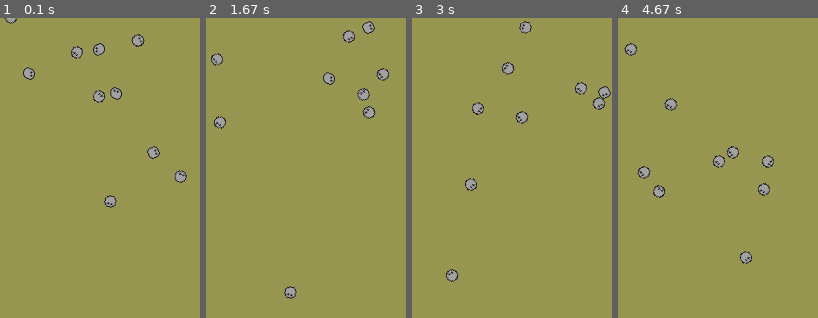
Above: before the commit, frames 1-4 (left to right).
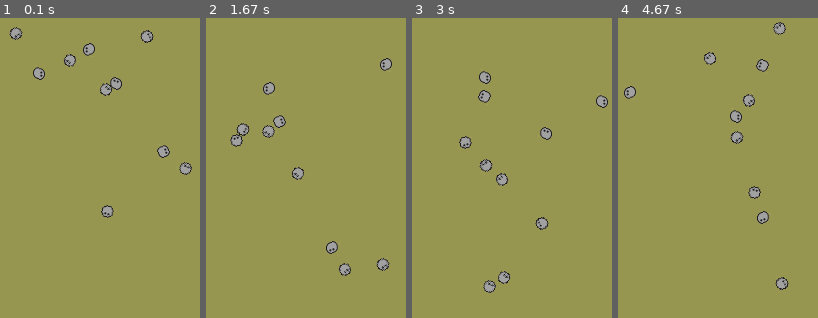
Above: after the commit, the same moments.

Repository: facha/pygame-creeps
Game: pygame game, started from creeps.py
Two runs of this game, one before a commit and one after it. Both use one fixed random seed, a clock stepped at 60 frames per second and the inputs below.
Inputs:
- Up to frame 1 (0.1 s): no input
- Up to frame 2 (1.67 s): no input
- Up to frame 3 (3 s): no input
- Up to frame 4 (4.67 s): no input

The runs differ from the first frame. In frame 1, 3.7% of the frame differs, in the area x 2-96%, y 0-67%; in frame 2, 3.8%, in the area x 2-93%, y 1-94%; in frame 3, 3.6%; in frame 4, 3.8%.

Commit message:
wall bounce

Diff:
--- a/creeps.py
+++ b/creeps.py
@@ -85,31 +85,18 @@
         self.view = None
 
     def reflectFromBounds(self):
-        start_acting_at = 5 + self.size #if distance is less then that, change direction
-        angle_delta = 5
+        start_acting_at = self.size #if distance is less then that, change direction
         bounds = self.view.pop()
         width = bounds['width']
         height = bounds['height']
-        if self.pos.x < start_acting_at:
-            if self.direction >= 180:
-                self.direction += angle_delta
-            else:
-                self.direction -= angle_delta
-        if self.pos.x > width - start_acting_at:
-            if self.direction < 180:
-                self.direction += angle_delta
-            else:
-                self.direction -= angle_delta
-        if self.pos.y < start_acting_at:
-            if self.direction >= 90 and self.direction < 270:
-                self.direction -= angle_delta
-            else:
-                self.direction += angle_delta
-        if self.pos.y > height - start_acting_at:
-            if self.direction < 90 or self.direction >= 270:
-                self.direction -= angle_delta
-            else:
-                self.direction += angle_delta
+        if self.pos.x <= start_acting_at:
+            self.direction = 180 - self.direction
+        elif self.pos.x >= width - start_acting_at:
+            self.direction = 180 - self.direction
+        elif self.pos.y <= start_acting_at:
+            self.direction = -self.direction
+        elif self.pos.y >= height - start_acting_at:
+            self.direction = -self.direction
 
     def update(self):
         self.direction = self.direction % 360
@@ -138,7 +125,7 @@
     BG_COLOR = 150, 150, 80
     N_CREEPS = 10
     CREEP_RADIUS = 8 #creep radius
-    CREEP_SPEED = 1
+    CREEP_SPEED = 3
 
     environment = MapModel(SCREEN_WIDTH, SCREEN_HEIGHT)
     for i in range(N_CREEPS):
